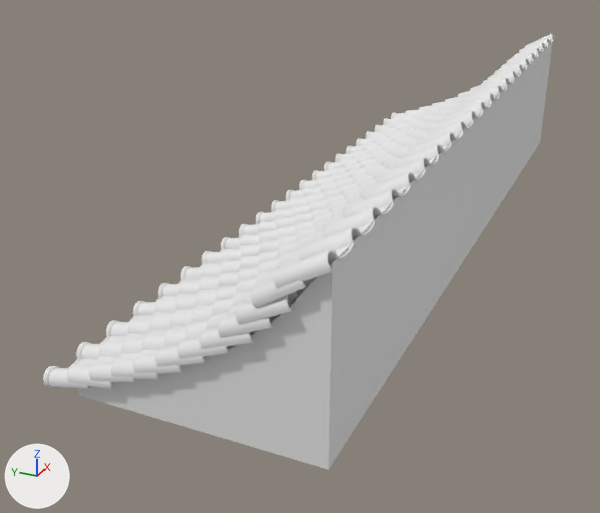
The FBX model Modélisations/Tuiles/toit_p.fbx, before and after one commit.
Both versions are drawn from a 50 mm lens placed at (-4.43, 6.97, 9.73), pointed at (3.17, 10.39, 5.93). Lighting does not change. The marker at lower left points along +X, +Y and +Z. The older version comes first. Where no turn or scale is listed for an object, it has been applied to the vertices.

Script lines for the objects in view, before the commit:
```python
me_cube_002 = bpy.data.meshes.new('Cube.002')
me_cube_002.from_pydata(...)  # 37248 vertices, 36720 faces; spans x -4.25..4.21, y -0.03..2.31, z -0.68..0.84
me_cube_015 = bpy.data.meshes.new('Cube.015')
me_cube_015.from_pydata(...)  # 32 vertices, 42 faces; spans x -4.16..4.16, y 0.0..2.07, z -0.77..0.77
me_cylinder_002 = bpy.data.meshes.new('Cylinder.002')
me_cylinder_002.from_pydata(...)  # 2581 vertices, 3036 faces; spans x -0.09..8.38, y -0.03..0.03, z -0.1..0.09
ob_sm_sous_tuiles_p = bpy.data.objects.new('SM_sous_tuiles_p', me_cube_015)
ob_sm_sous_tuiles_p.location = (3.93, 8.65, 6.86)
ob_sm_tuiles_decor_p = bpy.data.objects.new('SM_tuiles_decor_p', me_cylinder_002)
ob_sm_tuiles_decor_p.location = (-0.24, 10.94, 6.22)
ob_sm_tuiles_p = bpy.data.objects.new('SM_tuiles_p', me_cube_002)
ob_sm_tuiles_p.location = (3.93, 8.65, 6.86)
```
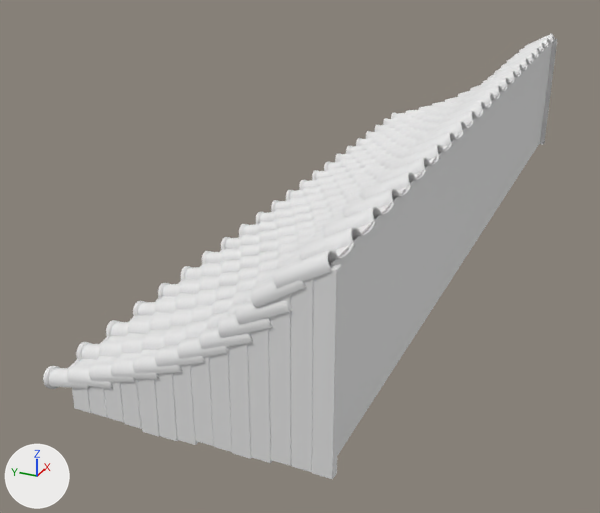
Commit message: mini toit update

Where the newer file only moved an object's origin or applied its transform, the numbers keep the older frame.

The change, as a list of edits to the scene's bpy script:
```text
Add me_cube_020:
    me_cube_020.from_pydata(...)  # 560 vertices, 476 faces; spans x -4.23..4.18, y -0.06..2.07, z -0.85..0.77
Add ob_sm_side_wood:
    ob_sm_side_wood = bpy.data.objects.new('SM_side_wood', me_cube_020)
    ob_sm_side_wood.location = (3.93, 8.65, 6.86)
```

Pixel boxes [x1, y1, x2, y2] of what changed, in the pictures (600 x 513 px):
'SM_side_wood', added
    after: [72, 39, 557, 479]
